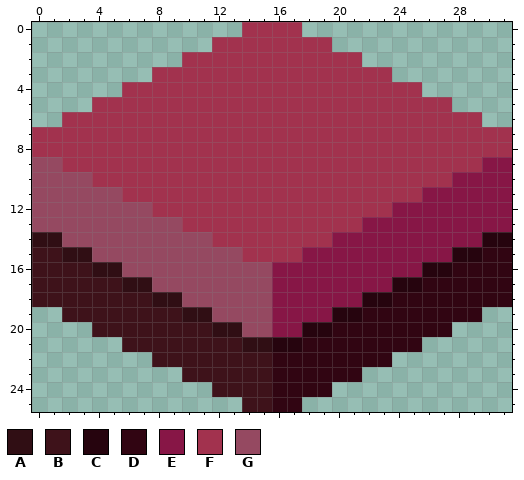
Pixel-art sprite, stored at assets/textures/tile.png. The picture above is the old version.
The file is 32x26 pixels.
Palette (. is transparent): A #300e14  B #3e121a  C #26040e  D #310512  E #871646  F #a2324e  G #954961
Pixels before, first column x 0:
 0 ..............FFFF..............
 1 ............FFFFFFFF............
 2 ..........FFFFFFFFFFFF..........
 3 ........FFFFFFFFFFFFFFFF........
 4 ......FFFFFFFFFFFFFFFFFFFF......
 5 ....FFFFFFFFFFFFFFFFFFFFFFFF....
 6 ..FFFFFFFFFFFFFFFFFFFFFFFFFFFF..
 7 FFFFFFFFFFFFFFFFFFFFFFFFFFFFFFFF
 8 FFFFFFFFFFFFFFFFFFFFFFFFFFFFFFFF
 9 GGFFFFFFFFFFFFFFFFFFFFFFFFFFFFEE
10 GGGGFFFFFFFFFFFFFFFFFFFFFFFFEEEE
11 GGGGGGFFFFFFFFFFFFFFFFFFFFEEEEEE
12 GGGGGGGGFFFFFFFFFFFFFFFFEEEEEEEE
13 GGGGGGGGGGFFFFFFFFFFFFEEEEEEEEEE
14 AAGGGGGGGGGGFFFFFFFFEEEEEEEEEECC
15 BBAAGGGGGGGGGGFFFFEEEEEEEEEECCDD
16 BBBBAAGGGGGGGGGGEEEEEEEEEECCDDDD
17 BBBBBBAAGGGGGGGGEEEEEEEECCDDDDDD
18 BBBBBBBBAAGGGGGGEEEEEECCDDDDDDDD
19 ..BBBBBBBBAAGGGGEEEECCDDDDDDDD..
20 ....BBBBBBBBAAGGEECCDDDDDDDD....
21 ......BBBBBBBBAACCDDDDDDDD......
22 ........BBBBBBBBDDDDDDDD........
23 ..........BBBBBBDDDDDD..........
24 ............BBBBDDDD............
25 ..............BBDD..............
The same view after the edit:
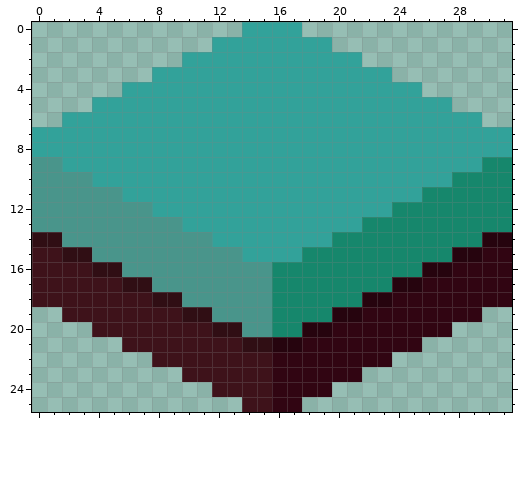
The edit:
colour E: #871646 -> #16876c
colour F: #a2324e -> #32a29a
colour G: #954961 -> #49958b
Where, in picture pixels (left, top, right, bottom), the same in both pictures:
changed: (32, 22, 512, 337)
